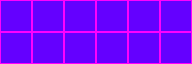
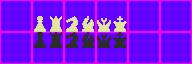
Revision of a layered 192×64 image; what changed, layer by layer:
added layer "Pasted Layer copy" above "grid.png" over left=34, top=16, right=127, bottom=48
